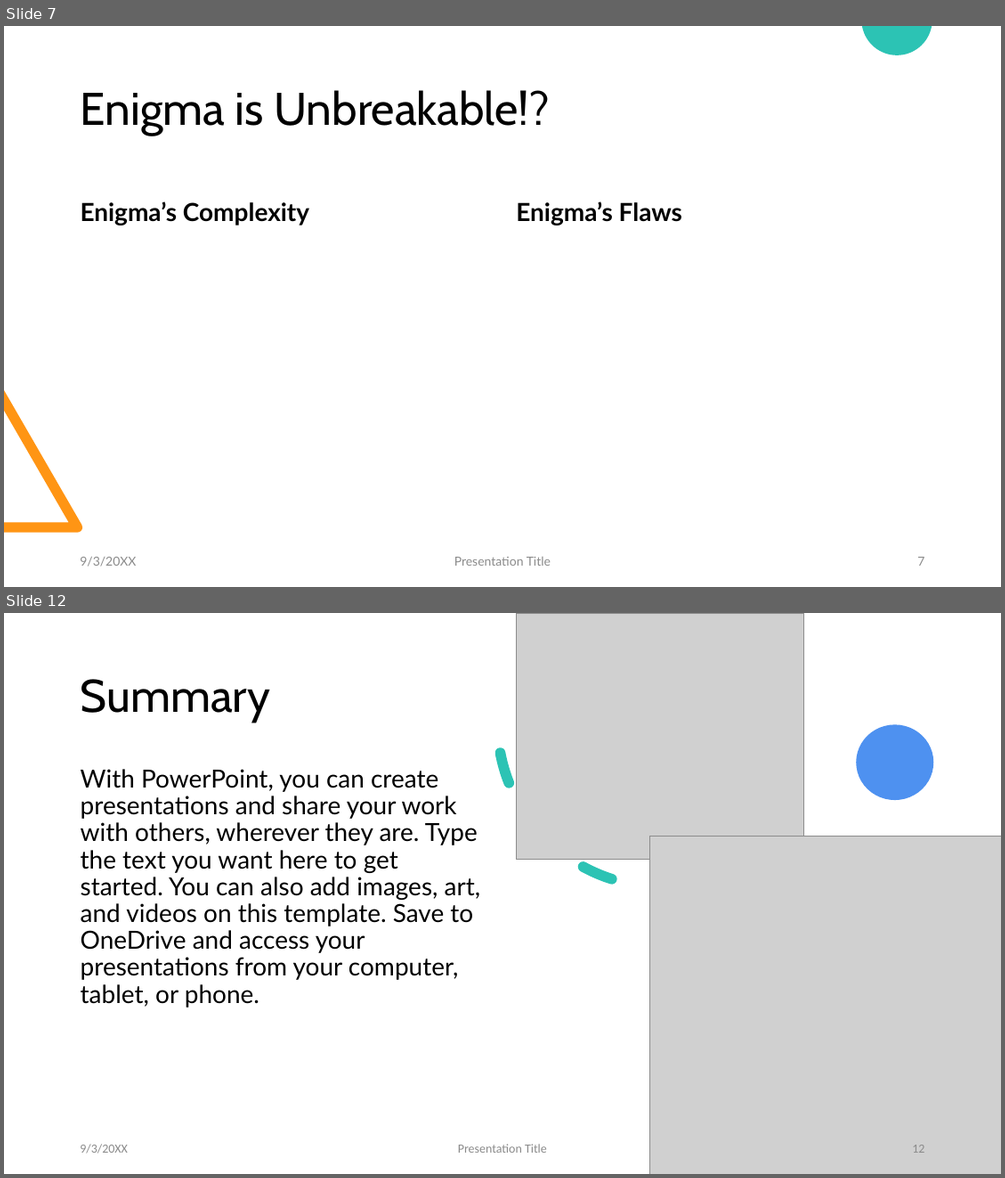
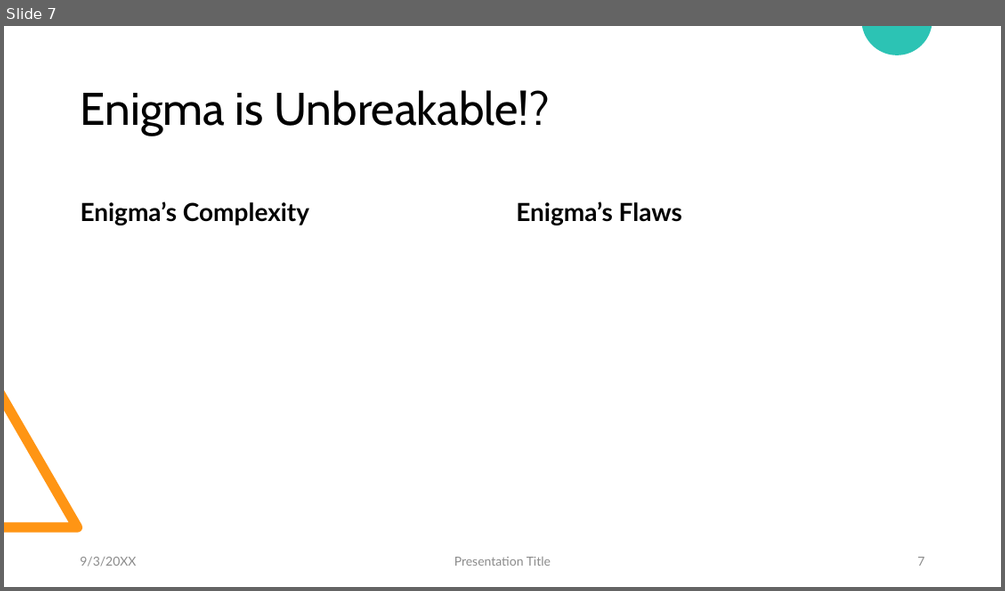
Before and after one commit to elliot-brooks/enigma-simulator, a slide deck: docs/project/The Enigma Simulator Presentation.pptx. Shown one above the other, each under a label of ours: slides 7 and 12 before the commit, slide 7 after it; the slides between them are not shown. The pictures are 1005x1178 and 1005x591 pixels, drawn with LibreOffice and Linux fonts; fonts in the diff are those of the drawing; grey boxes stand for pictures. Boxes give left, top, right and bottom in pixels: in the first picture for what was removed or moved away, otherwise in the second. Text is boxed around its words. In the diff, an @@ line names an element or a change of style, - is before the commit and + after.

```diff
--- a/docs/project/The Enigma Simulator Presentation.pptx
+++ b/docs/project/The Enigma Simulator Presentation.pptx
@@ slide 12 removed at (4, 613, 1001, 1174), background #FFFFFF @@
@@ arc (boxed as its full ellipse) removed at (469, 613, 854, 915) @@
@@ picture removed at (517, 613, 804, 859) @@
@@ title removed at (81, 679, 271, 722) @@
-Summary
@@ ellipse removed at (857, 724, 934, 800) @@
@@ text removed at (81, 769, 481, 1007) @@
-With PowerPoint, you can create presentations and share your work with others, wherever they are. Type the text you want here to get started. You can also add images, art, and videos on this template. Save to OneDrive and access your presentations from your computer, tablet, or phone.
@@ picture removed at (650, 835, 1001, 1174) @@
@@ text removed at (80, 1143, 128, 1153) @@
-9/3/20XX
@@ text removed at (458, 1143, 547, 1152) @@
-Presentation Title
@@ page number removed at (912, 1144, 924, 1152) @@
-12
```
Also in this commit, not shown: 2 slides changed, 3 other slides removed, 1 other file.
